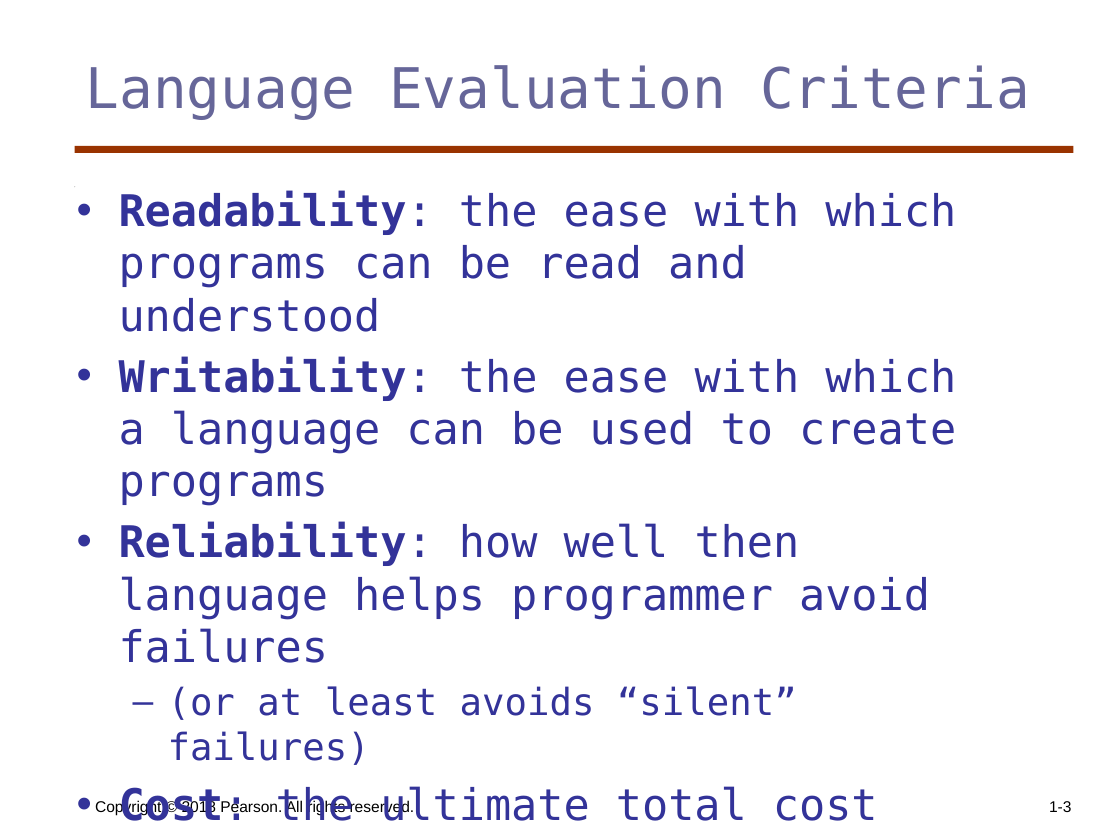
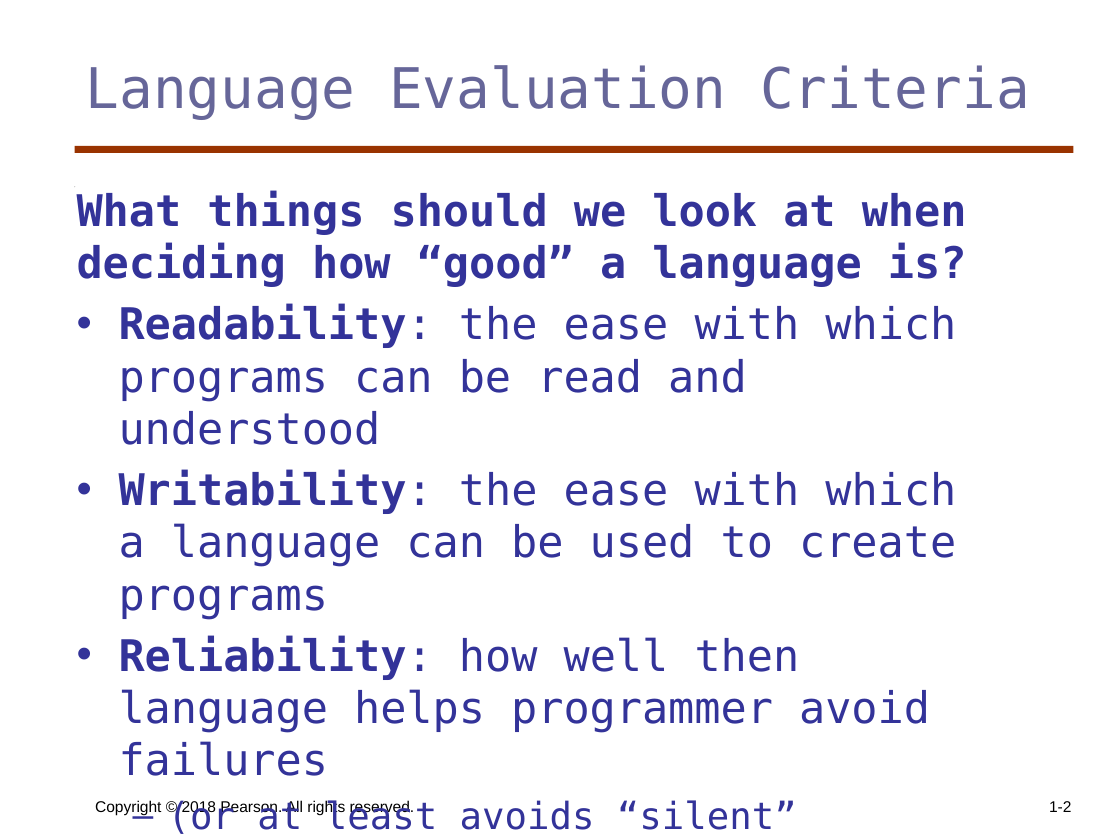
Before and after one commit to KurmasGVSU/KurmasGVSU.github.io, a slide deck: slide 2 of Teaching/Courses/W23/CIS343/LectureNotes/cis343_ch1pt2.pptx (slide 3 before the commit). Drawn at 1120x840 pixels with LibreOffice and Linux fonts; fonts in the diff are those of the drawing. Boxes give left, top, right and bottom in pixels: in the first picture for what was removed or moved away, otherwise in the second. Text is boxed around its words. In the diff, an @@ line names an element or a change of style, - is before the commit and + after.

```diff
--- a/Teaching/Courses/W23/CIS343/LectureNotes/cis343_ch1pt2.pptx
+++ b/Teaching/Courses/W23/CIS343/LectureNotes/cis343_ch1pt2.pptx
@@ text at [77,191,967,287]: paragraph added @@
+What things should we look at when deciding how “good” a language is?
@@ page number at [1049,801,1071,812]: text changed @@
-1-3
+1-2
```
Also in this commit, not shown: 6 other slides changed, 1 slide removed, 3 other files.
